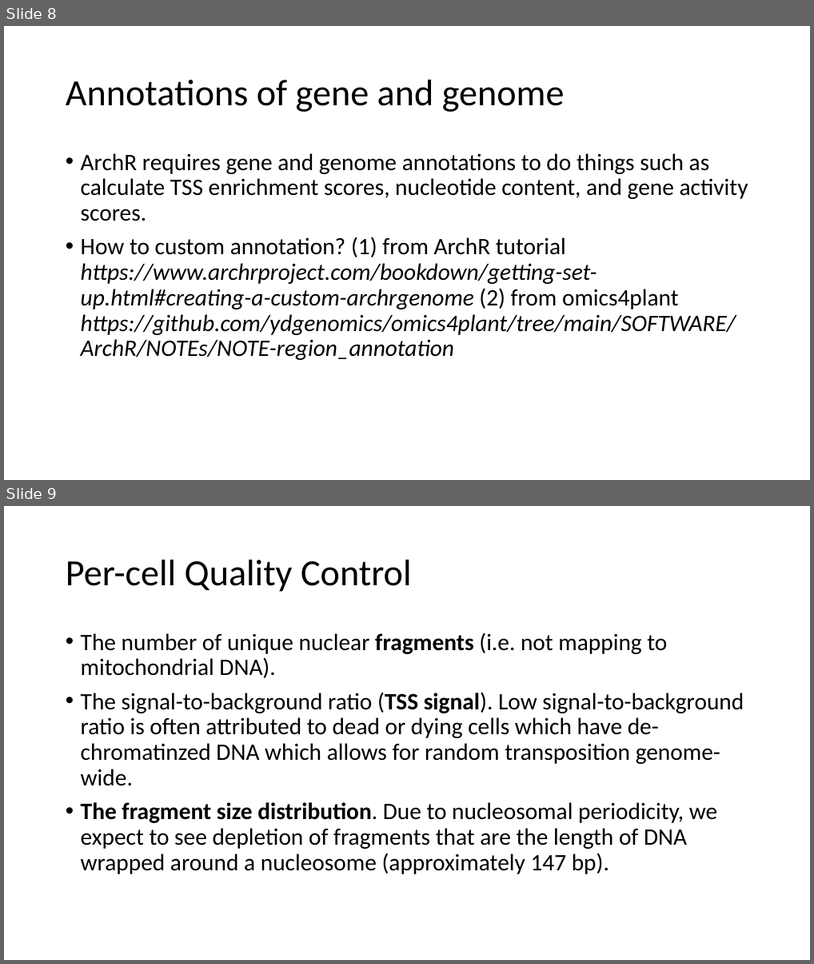
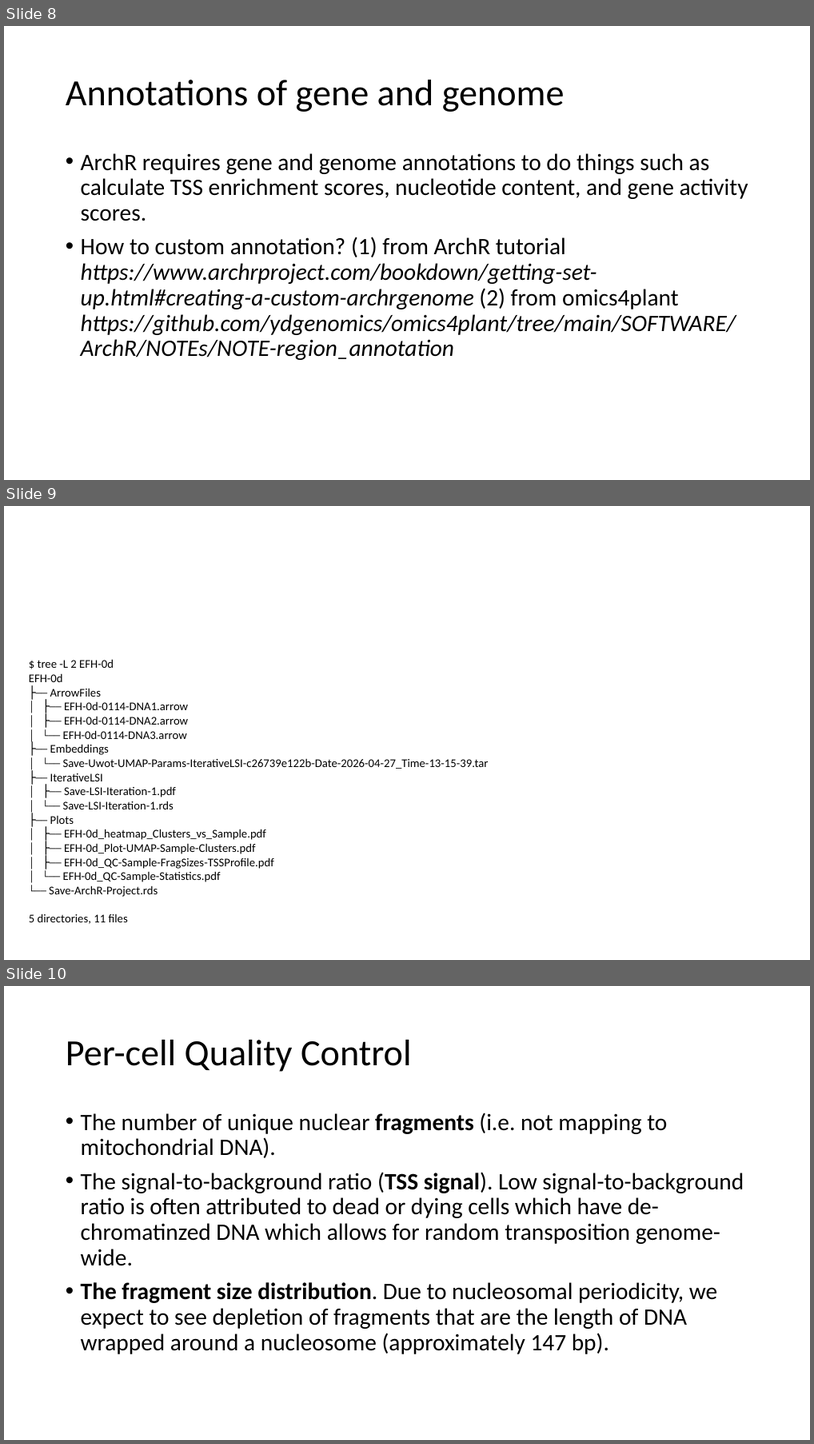
Before and after one commit to ydgenomics/omics4plant, a slide deck: SOFTWARE/ArchR/NOTEs/NOTE-archr/archr-atac.pptx. Shown one above the other, each under a label of ours: slides 8 and 9 before the commit, slides 8, 9 and 10 after it. The pictures are 814x964 and 814x1444 pixels, drawn with LibreOffice and Linux fonts; fonts in the diff are those of the drawing. Boxes give left, top, right and bottom in pixels: in the first picture for what was removed or moved away, otherwise in the second. Text is boxed around its words. In the diff, an @@ line names an element or a change of style, - is before the commit and + after.

```diff
--- a/SOFTWARE/ArchR/NOTEs/NOTE-archr/archr-atac.pptx
+++ b/SOFTWARE/ArchR/NOTEs/NOTE-archr/archr-atac.pptx
@@ slide 9 added at [4, 506, 810, 960], background #FFFFFF @@
@@ text added at [29, 659, 489, 924], 14 pt, text #000000 @@
+$ tree -L 2 EFH-0d
+EFH-0d
+├── ArrowFiles
+│ ├── EFH-0d-0114-DNA1.arrow
+│ ├── EFH-0d-0114-DNA2.arrow
+│ └── EFH-0d-0114-DNA3.arrow
+├── Embeddings
+│ └── Save-Uwot-UMAP-Params-IterativeLSI-c26739e122b-Date-2026-04-27_Time-13-15-39.tar
+├── IterativeLSI
+│ ├── Save-LSI-Iteration-1.pdf
+│ └── Save-LSI-Iteration-1.rds
+├── Plots
+│ ├── EFH-0d_heatmap_Clusters_vs_Sample.pdf
+│ ├── EFH-0d_Plot-UMAP-Sample-Clusters.pdf
+│ ├── EFH-0d_QC-Sample-FragSizes-TSSProfile.pdf
+│ └── EFH-0d_QC-Sample-Statistics.pdf
+└── Save-ArchR-Project.rds
+5 directories, 11 files
@@ what was slide 9 is now slide 10 @@
```
Also in this commit, not shown: 8 other files.
